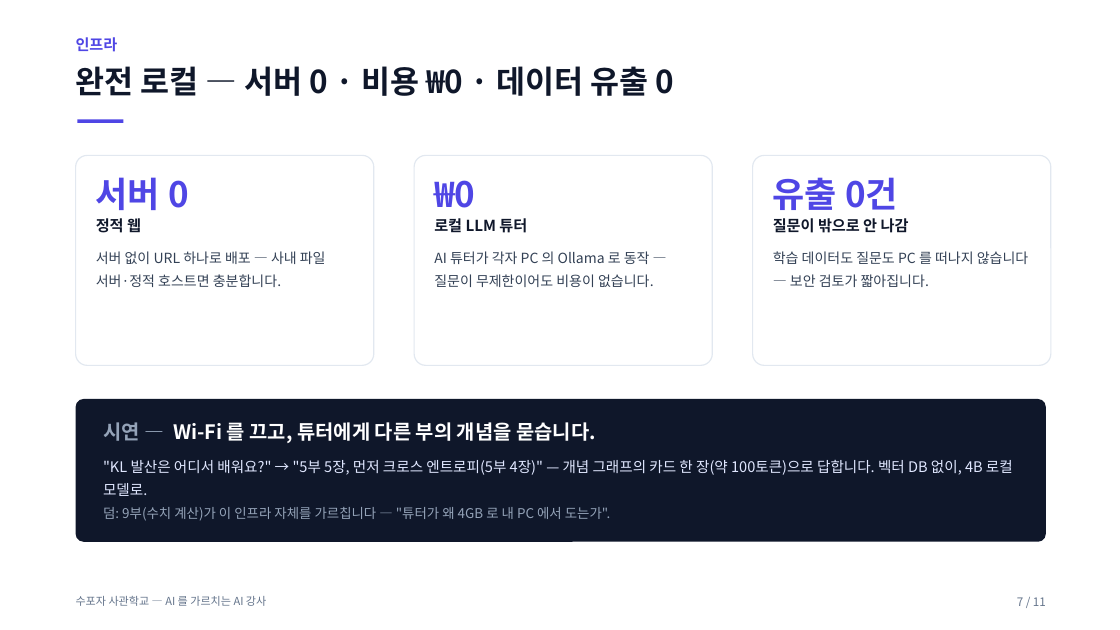
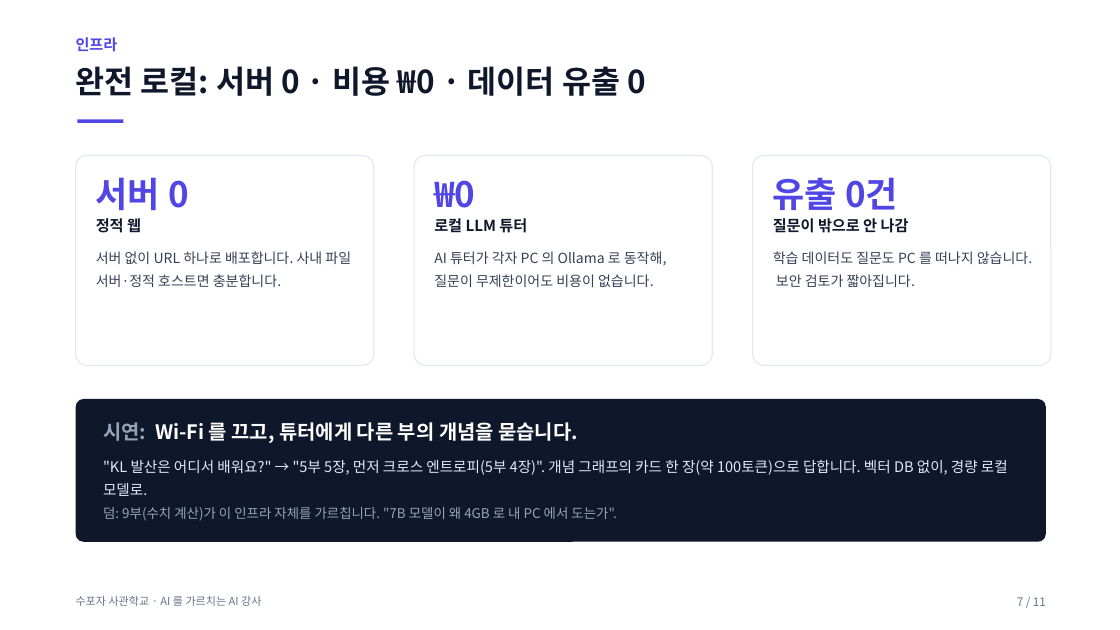
Before and after one commit to jiyupapa/math-platform, a slide deck: slide 7 of docs/hackathon/11_pitch_deck.pptx. Drawn at 1120x630 pixels with LibreOffice and Linux fonts; fonts in the diff are those of the drawing. Boxes give left, top, right and bottom in pixels: in the first picture for what was removed or moved away, otherwise in the second. Text is boxed around its words. In the diff, an @@ line names an element or a change of style, - is before the commit and + after.

```diff
--- a/docs/hackathon/11_pitch_deck.pptx
+++ b/docs/hackathon/11_pitch_deck.pptx
@@ text at (76, 66, 646, 96): text changed @@
-완전 로컬 — 서버 0 · 비용 ₩0 · 데이터 유출 0
+완전 로컬: 서버 0 · 비용 ₩0 · 데이터 유출 0
@@ text in rounded rectangle at (96, 251, 351, 287): text changed @@
-서버 없이 URL 하나로 배포 — 사내 파일 서버·정적 호스트면 충분합니다.
+서버 없이 URL 하나로 배포합니다. 사내 파일 서버·정적 호스트면 충분합니다.
@@ text in rounded rectangle at (434, 251, 667, 287): text changed @@
-AI 튜터가 각자 PC 의 Ollama 로 동작 — 질문이 무제한이어도 비용이 없습니다.
+AI 튜터가 각자 PC 의 Ollama 로 동작해, 질문이 무제한이어도 비용이 없습니다.
@@ text in rounded rectangle at (773, 251, 1032, 287): text changed @@
-학습 데이터도 질문도 PC 를 떠나지 않습니다 — 보안 검토가 짧아집니다.
+학습 데이터도 질문도 PC 를 떠나지 않습니다. 보안 검토가 짧아집니다.
@@ text in rounded rectangle at (103, 418, 1008, 521): text changed @@
-시연 — Wi-Fi 를 끄고, 튜터에게 다른 부의 개념을 묻습니다.
-"KL 발산은 어디서 배워요?" → "5부 5장, 먼저 크로스 엔트로피(5부 4장)" — 개념 그래프의 카드 한 장(약 100토큰)으로 답합니다. 벡터 DB 없이, 4B 로컬 모델로.
-덤: 9부(수치 계산)가 이 인프라 자체를 가르칩니다 — "튜터가 왜 4GB 로 내 PC 에서 도는가".
+시연: Wi-Fi 를 끄고, 튜터에게 다른 부의 개념을 묻습니다.
+"KL 발산은 어디서 배워요?" → "5부 5장, 먼저 크로스 엔트로피(5부 4장)". 개념 그래프의 카드 한 장(약 100토큰)으로 답합니다. 벡터 DB 없이, 경량 로컬 모델로.
+덤: 9부(수치 계산)가 이 인프라 자체를 가르칩니다. "7B 모델이 왜 4GB 로 내 PC 에서 도는가".
@@ text at (76, 596, 261, 606): text changed @@
-수포자 사관학교 — AI 를 가르치는 AI 강사
+수포자 사관학교 · AI 를 가르치는 AI 강사
```
Also in this commit, not shown: 10 other slides changed, 39 other files.
